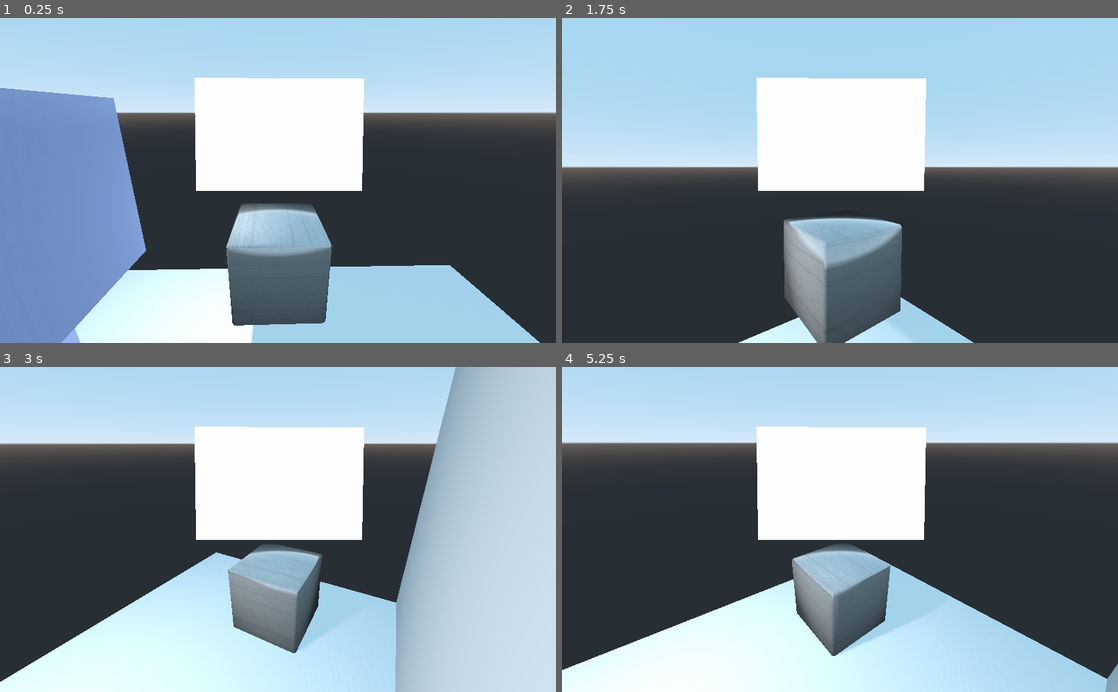
Above: before the commit, frames 1-4 (two rows, left to right).
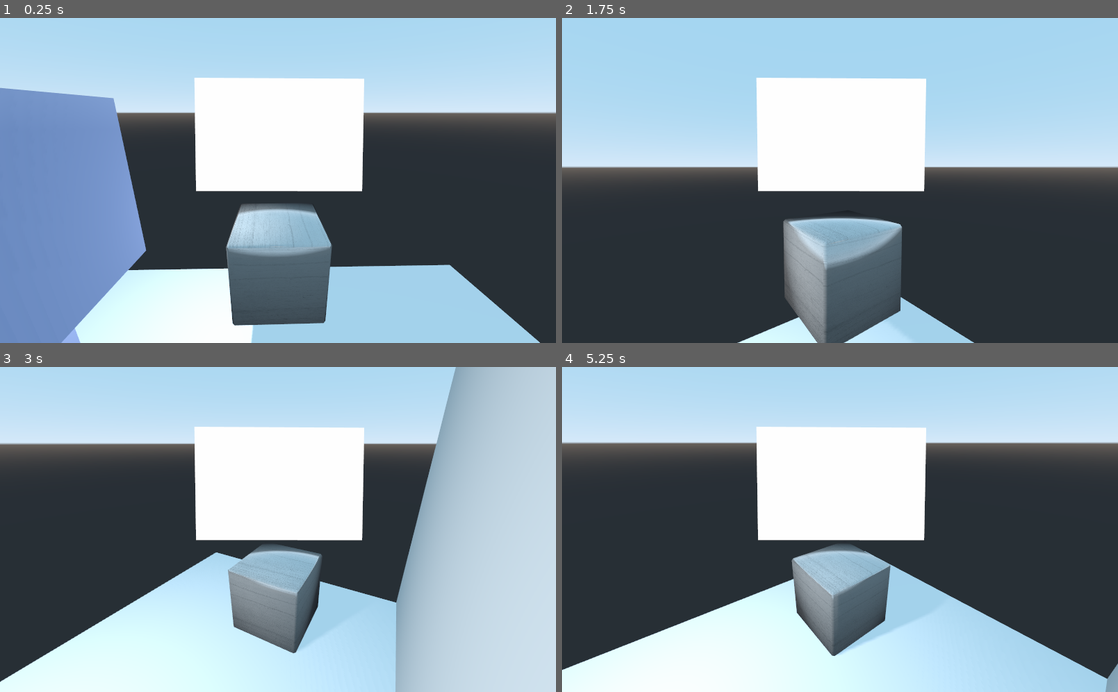
Above: after the commit, the same moments.

Repository: lmsonic/ArtGame
Game: Godot game, scene res://gui_in_3d.tscn
The game is run twice, just before and just after one commit, with the same random seed, the same clock (stepped at 60 frames per second) and the same inputs. Before the commit the project has no main scene; this scene is started directly in both runs.
Inputs (mouse positions are in pixels of both pictures, inside the frame that each line leads up to):
- Up to frame 1 (0.25 s): no input
- Up to frame 2 (1.75 s): tap Enter (ui_accept) at 0.5, 0.77 s; move the mouse to (962, 164) at 0.52 s; press the mouse at (962, 164) at 0.53 s; hold Right (ui_right) 0.53-1.25 s; release the mouse at (962, 164) at 1.25 s; drag from (728, 196) to (812, 245) at 1.27 s
- Up to frame 3 (3 s): move the mouse to (333, 458) at 2.02 s; press the mouse at (333, 458) at 2.03 s; hold Right (ui_right) 2.03-2.75 s; release the mouse at (333, 458) at 2.75 s; drag from (250, 594) to (111, 480) at 2.77 s
- Up to frame 4 (5.25 s): move the mouse to (1006, 578) at 3.52 s; press the mouse at (1006, 578) at 3.53 s; hold Left (ui_left) 3.53-4.25 s; tap Enter (ui_accept) at 3.77 s; release the mouse at (1006, 578) at 4.25 s; drag from (673, 480) to (756, 448) at 4.27 s; move the mouse to (867, 529) at 5.02 s; press the mouse at (867, 529) at 5.03 s; hold Down (ui_down) from 5.03 s (still down)

The runs differ from the first frame. In frame 1, 0.4% of the frame differs, in the area x 0-97%, y 18-100%; in frame 2, 0.2%; in frame 3, 0.3%; in frame 4, 0.4%.

Commit message:
Antialiasing

Diff:
--- a/Draw.gd
+++ b/Draw.gd
@@ -39,7 +39,7 @@
 
 func draw_lines(lines,color:Color):
 	for line in lines:
-		draw_line(line.start,line.end,line.color,line.width)
+		draw_line(line.start,line.end,line.color,line.width,true)
 
 func draw_points(width:float,color:Color):
 	for point in points:
--- a/gui_panel_3d.tscn
+++ b/gui_panel_3d.tscn
@@ -23,7 +23,7 @@
 script = ExtResource( 1 )
 
 [node name="Viewport" type="Viewport" parent="."]
-size = Vector2( 560, 360 )
+size = Vector2( 1024, 512 )
 hdr = false
 usage = 0
 render_target_v_flip = true
--- a/project.godot
+++ b/project.godot
@@ -16,6 +16,7 @@
 [application]
 
 config/name="ArtGame"
+run/main_scene="res://gui_in_3d.tscn"
 config/icon="res://icon.png"
 
 [editor_plugins]
@@ -70,4 +71,6 @@
 
 [rendering]
 
+quality/filters/use_nearest_mipmap_filter=true
+quality/filters/msaa=4
 environment/default_environment="res://default_env.tres"
Not shown, changed: .gitignore
